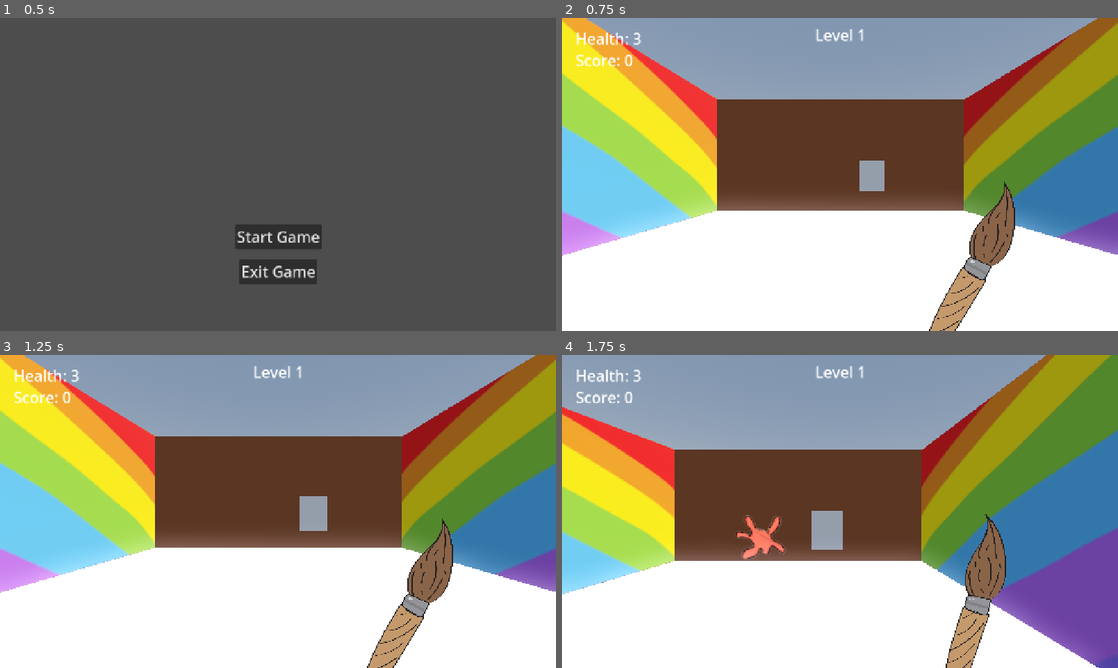
Above: before the commit, frames 1-4 (two rows, left to right).
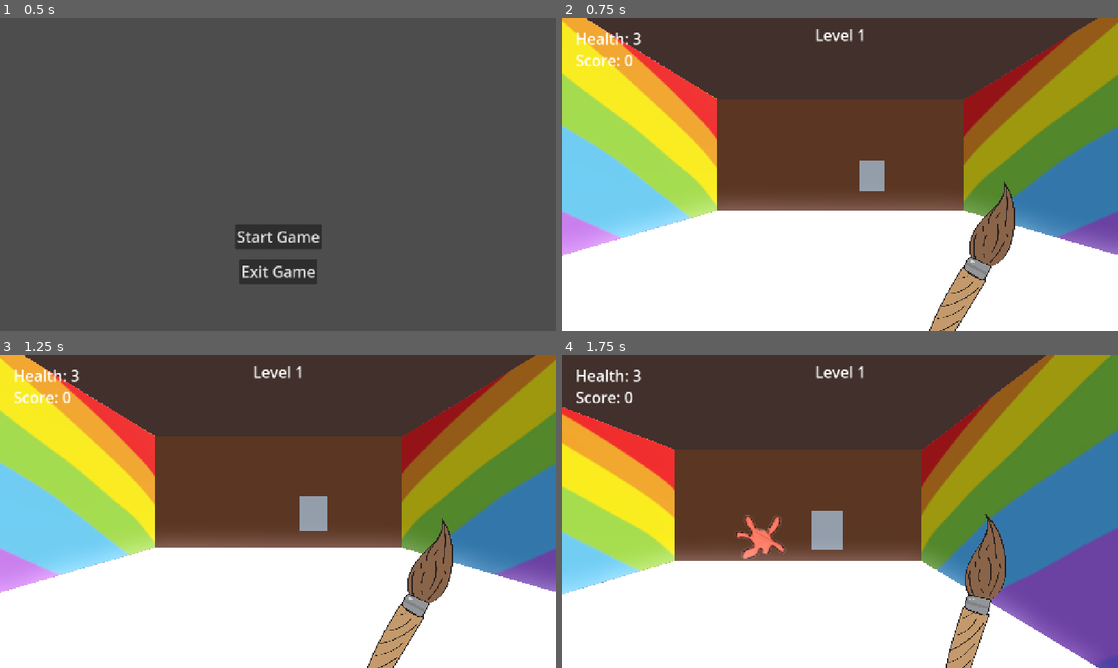
Above: after the commit, the same moments.

Repository: Ava-TU/ShooterGame_Assignment
Game: Godot game, scene res://Scenes/startScreen.tscn
Same seed, same stepped clock (60 frames per second), same inputs: the game is played once before the commit and once after it.
Inputs (mouse positions are in pixels of both pictures, inside the frame that each line leads up to):
- Up to frame 1 (0.5 s): no input
- Up to frame 2 (0.75 s): click "Start Game" at 0.5 s
- Up to frame 3 (1.25 s): no input
- Up to frame 4 (1.75 s): tap Enter (ui_accept) at 1.25, 1.52 s; move the mouse to (962, 495) at 1.27 s; hold D (right) from 1.28 s (still down); click (962, 495) at 1.35 s

Frame 1 is identical in both runs. In frame 2, 18% of the frame differs, in the area x 4-97%, y 0-26%; in frame 3, 18%; in frame 4, 21%, in the area x 0-87%, y 0-31%.

Commit message:
Player says ow when hit by painting

Diff:
--- a/shooter_assignment/Modules/canvas2.tscn
+++ b/shooter_assignment/Modules/canvas2.tscn
@@ -18,7 +18,7 @@
 [node name="StaticBody3D" type="StaticBody3D" parent="."]
 transform = Transform3D(1, 0, 0, 0, 1, 0, 0, 0, 1, -2.5, 0, 0)
 
-[node name="MeshInstance3D" type="MeshInstance3D" parent="StaticBody3D"]
+[node name="MeshInstance3D" type="MeshInstance3D" parent="StaticBody3D" groups=["Canvas"]]
 mesh = SubResource("QuadMesh_lovp1")
 
 [node name="CollisionShape3D" type="CollisionShape3D" parent="StaticBody3D"]
--- a/shooter_assignment/Modules/canvas3.tscn
+++ b/shooter_assignment/Modules/canvas3.tscn
@@ -12,7 +12,7 @@
 
 [sub_resource type="BoxShape3D" id="BoxShape3D_qfjj6"]
 
-[node name="Canvas3" type="Node3D"]
+[node name="Canvas3" type="Node3D" groups=["Canvas"]]
 script = ExtResource("1_qfjj6")
 
 [node name="StaticBody3D" type="StaticBody3D" parent="."]
--- a/shooter_assignment/Modules/canvas4.tscn
+++ b/shooter_assignment/Modules/canvas4.tscn
@@ -12,7 +12,7 @@
 
 [sub_resource type="BoxShape3D" id="BoxShape3D_kyi68"]
 
-[node name="Canvas4" type="Node3D"]
+[node name="Canvas4" type="Node3D" groups=["Canvas"]]
 script = ExtResource("1_kyi68")
 
 [node name="StaticBody3D" type="StaticBody3D" parent="."]
--- a/shooter_assignment/Scenes/Level.tscn
+++ b/shooter_assignment/Scenes/Level.tscn
@@ -13,6 +13,7 @@
 [ext_resource type="Texture2D" uid="uid://cup1nymyvkhxi" path="res://Textures/RainbowTexture.jpg" id="8_5rrr5"]
 [ext_resource type="AudioStream" uid="uid://3yp78dvtl3db" path="res://Sounds/Mozart's The Magic Flute (Overture), K. 620 - WOLFGANG AMADEUS MOZART #music #classical.mp3" id="9_esopp"]
 [ext_resource type="AudioStream" uid="uid://rmyqq8qtj6l1" path="res://Sounds/PaintSplat.wav" id="10_133si"]
+[ext_resource type="AudioStream" uid="uid://pbjplvqg75sx" path="res://Sounds/OuchThree.wav" id="11_bktio"]
 
 [sub_resource type="Animation" id="Animation_fhlu0"]
 resource_name = "PaintbrushIdle"
@@ -113,6 +114,12 @@
 [sub_resource type="ConcavePolygonShape3D" id="ConcavePolygonShape3D_0ba56"]
 data = PackedVector3Array(-0.5, 0.5, 0.5, 0.5, 0.5, 0.5, -0.5, -0.5, 0.5, 0.5, 0.5, 0.5, 0.5, -0.5, 0.5, -0.5, -0.5, 0. …(500 unchanged characters)…
 
+[sub_resource type="StandardMaterial3D" id="StandardMaterial3D_fhlu0"]
+albedo_color = Color(0.849875, 0.7977, 0.902961, 1)
+
+[sub_resource type="PlaneMesh" id="PlaneMesh_bktio"]
+material = SubResource("StandardMaterial3D_fhlu0")
+
 [sub_resource type="StandardMaterial3D" id="StandardMaterial3D_133si"]
 albedo_texture = ExtResource("8_5rrr5")
 
@@ -209,6 +216,7 @@
 transform = Transform3D(1, 0, 0, 0, 1, 0, 0, 0, 1, 0, 0.301002, -1.74782)
 
 [node name="Player Hit Box" type="Area3D" parent="CharacterBody3D"]
+transform = Transform3D(1, 0, 0, 0, 1, 0, 0, 0, 1, 0, 0, -0.0685147)
 
 [node name="CollisionShape3D" type="CollisionShape3D" parent="CharacterBody3D/Player Hit Box"]
 shape = SubResource("BoxShape3D_or7tv")
@@ -222,7 +230,13 @@
 [node name="MusicAudio" type="AudioStreamPlayer3D" parent="CharacterBody3D"]
 transform = Transform3D(0.5, 0, 0, 0, 0.5, 0, 0, 0, 0.5, 0.0188897, -1.22724, -1.33775)
 stream = ExtResource("9_esopp")
+volume_db = -25.0
 bus = &"Music"
+
+[node name="OWAudio" type="AudioStreamPlayer" parent="CharacterBody3D"]
+stream = ExtResource("11_bktio")
+volume_db = -5.0
+bus = &"Voices"
 
 [node name="Ground" type="StaticBody3D" parent="."]
 
@@ -234,6 +248,17 @@
 transform = Transform3D(20, 0, 0, 0, 1, 0, 0, 0, 27.4555, 0, 0, 0)
 shape = SubResource("ConcavePolygonShape3D_0ba56")
 
+[node name="Ground2" type="StaticBody3D" parent="."]
+transform = Transform3D(1.37085, 0, 0, 0, 1, 0, 0, 0, 1, 0.0498147, 9.81264, -5.28305)
+
+[node name="MeshInstance3D" type="MeshInstance3D" parent="Ground2"]
+transform = Transform3D(10.3464, 0, 0, 0, -0.254462, 1.28446e-06, 0, -2.22458e-08, -14.6925, 0, 0, 0)
+mesh = SubResource("PlaneMesh_bktio")
+
+[node name="CollisionShape3D" type="CollisionShape3D" parent="Ground2"]
+transform = Transform3D(20, 0, 0, 0, 1, 0, 0, 0, 27.4555, 0, 0, 0)
+shape = SubResource("ConcavePolygonShape3D_0ba56")
+
 [node name="Left_Wall" type="StaticBody3D" parent="."]
 transform = Transform3D(1.18819, 0, 0, 0, 6.8392, 0, 0, 0, 6.52355, -9.32067, 4.49497, -5.9702)
 
--- a/shooter_assignment/Scripts/Global.gd
+++ b/shooter_assignment/Scripts/Global.gd
@@ -4,12 +4,12 @@
 var score = 0
 var currentLevel = 1
 var nextTarget = 250
-var canvasSpeed = 3
+var canvasSpeed = 3.0
 
 func _process(_delta: float) -> void:
 
 	if score == nextTarget:
 		currentLevel += 1
 		nextTarget += 250
-		canvasSpeed += 1
+		canvasSpeed += 0.8
 		print (nextTarget)
--- a/shooter_assignment/Scripts/character_body_3d.gd
+++ b/shooter_assignment/Scripts/character_body_3d.gd
@@ -50,6 +50,7 @@
 	print ("OUCH")
 	Global.health -= 1
 	print (Global.health)
+	$OWAudio.playing = true
 
 	if Global.health <= 0:
 		get_tree().change_scene_to_file("res://Scenes/game_over.tscn")
--- a/shooter_assignment/default_bus_layout.tres
+++ b/shooter_assignment/default_bus_layout.tres
@@ -8,6 +8,13 @@
 hipass = 0.17
 dry = 0.64
 wet = 0.0
+
+[sub_resource type="AudioEffectReverb" id="AudioEffectReverb_g28q7"]
+resource_name = "Reverb"
+room_size = 0.64
+spread = 0.57
+dry = 0.6
+wet = 0.28
 
 [resource]
 bus/1/name = &"Sound FX"
@@ -22,8 +29,10 @@
 bus/2/solo = false
 bus/2/mute = false
 bus/2/bypass_fx = false
-bus/2/volume_db = -3.54298
+bus/2/volume_db = 2.44924
 bus/2/send = &"Master"
+bus/2/effect/0/effect = SubResource("AudioEffectReverb_g28q7")
+bus/2/effect/0/enabled = true
 bus/3/name = &"Voices"
 bus/3/solo = false
 bus/3/mute = false
Not shown: 1 places in shooter_assignment/Scenes/Level.tscn that only renumber resources
Not shown, added: shooter_assignment/Sounds/OuchOne.wav.import
Not shown, added: shooter_assignment/Sounds/OuchThree.wav.import
Not shown, added: shooter_assignment/Sounds/OuchTwo.wav.import
Binary file removed: shooter_assignment/Sprites/PaintbrushFrameTwo.png
Not shown, removed: shooter_assignment/Sprites/PaintbrushFrameTwo.png.import
Not shown: 1 places in shooter_assignment/default_bus_layout.tres that only renumber resources
Not shown, added: shooter_assignment/Sounds/OuchOne.wav
Not shown, added: shooter_assignment/Sounds/OuchThree.wav
Not shown, added: shooter_assignment/Sounds/OuchTwo.wav
